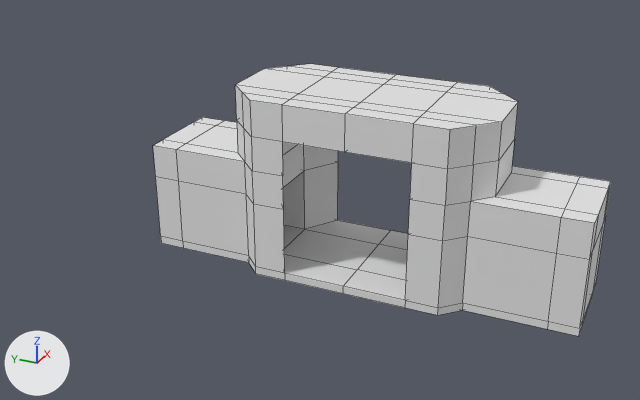
Renders of the FBX model Assets/Scenes/Environment Assets/E War Map A/Portal.fbx from each side of a commit.
Both versions are drawn from a 50 mm camera at (-56.1, -21.2, 32.6) aimed at (-3.4, 2.5, 6.3). Every picture has the same lights, and +X, +Y and +Z are marked at lower left. Mesh edges are drawn as thin lines. Where no turn or scale is listed for an object, it has been applied to the vertices.

Objects in the first picture: 'Portal'.
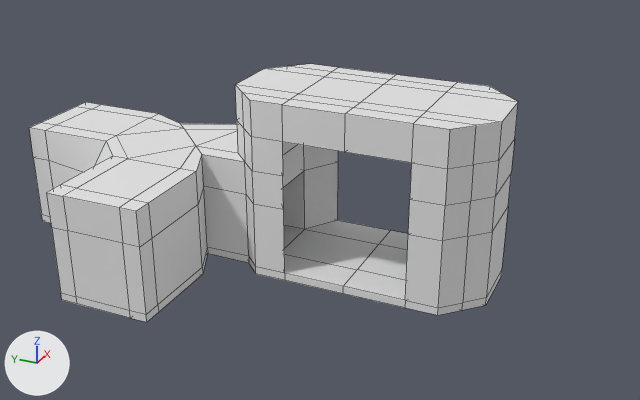
Pixel boxes (x1, y1, x2, y2) of what changed, in the pictures (640 x 400 px):
'Portal', reshaped (7% wider): before (153, 64, 611, 336); after (29, 64, 518, 322)
part 1 of me_plane_008, cut back: before (462, 166, 611, 336); after (462, 174, 511, 310)
part 2 of me_plane_008, built on: before (153, 117, 249, 263); after (29, 102, 249, 322)

The change, as a diff of the scene's bpy script:
```diff
--- a/Assets/Scenes/Environment Assets/E War Map A/Portal.fbx.py
+++ b/Assets/Scenes/Environment Assets/E War Map A/Portal.fbx.py
@@ me_plane_008 @@
 # used by ob_portal; location = (0.0, 0.0, 0.0)
-me_plane_008.from_pydata(...)  # 220 vertices, 220 faces; spans x -4.9..4.9, y -16.4..16.4, z 0.0..13.6
+me_plane_008.from_pydata(...)  # 280 vertices, 284 faces; spans x -13.9..4.9, y -9.7..27.7, z 0.0..13.6
+# me_plane_008 part 1
+# 36 vertices are removed from x -3.6..3.6, y -16.4..-14.3, z 0.0..8.3
+# 46 faces are deleted
+# 10 new faces join them
+# me_plane_008 part 2
+# 17 vertices are removed from x -3.6..3.6, y 14.3..16.4, z 0.0..8.3
+# 29 faces are deleted
+# 13 vertices in x -3.6..3.6, y 14.3, z 0.0..8.3 move by (0.0, -2.2, 0.0)
+# 6 vertices move from x -3.6..3.6, y 16.4, z 0.0..5.8 to x -6.6..2.9, y 10.7..20.2, z 0.0..5.8
+# 46 vertices are added at x -12.5..2.9, y 10.7..27.7, z 0.0..8.3
+# 5 new vertices lie (-1.4, 0.0, 0.0) away from vertices in x -12.5..2.9, y 10.7..20.2, z 0.0..8.3
+# 8 new vertices lie (0.0, 1.3, 0.0) away from vertices in x -13.9..-6.6, y 10.7, z 0.0..8.3
+# 8 new vertices lie (0.0, 4.5, 0.0) away from vertices in x -13.9..-6.6, y 12.0, z 0.0..8.3
+# 8 new vertices lie (0.0, 1.4, 0.0) away from vertices in x -13.9..-6.6, y 16.5, z 0.0..8.3
+# 5 new vertices lie (-1.4, 0.0, 0.0) away from vertices in x 2.9, y 20.2..27.7, z 0.0..5.8
+# 8 new vertices lie (-4.5, 0.0, 0.0) away from vertices in x 1.5, y 20.2..27.7, z 0.0..8.3
+# 8 new vertices lie (-1.3, 0.0, 0.0) away from vertices in x -3.0, y 20.2..27.7, z 0.0..8.3
+# 17 new vertices lie (0.0, 0.0, 5.2) away from vertices in x -12.5..1.5, y 12.0..26.0, z 0.6
+# 129 new faces join them
 me_plane_008.materials.append(mat_default)
```
